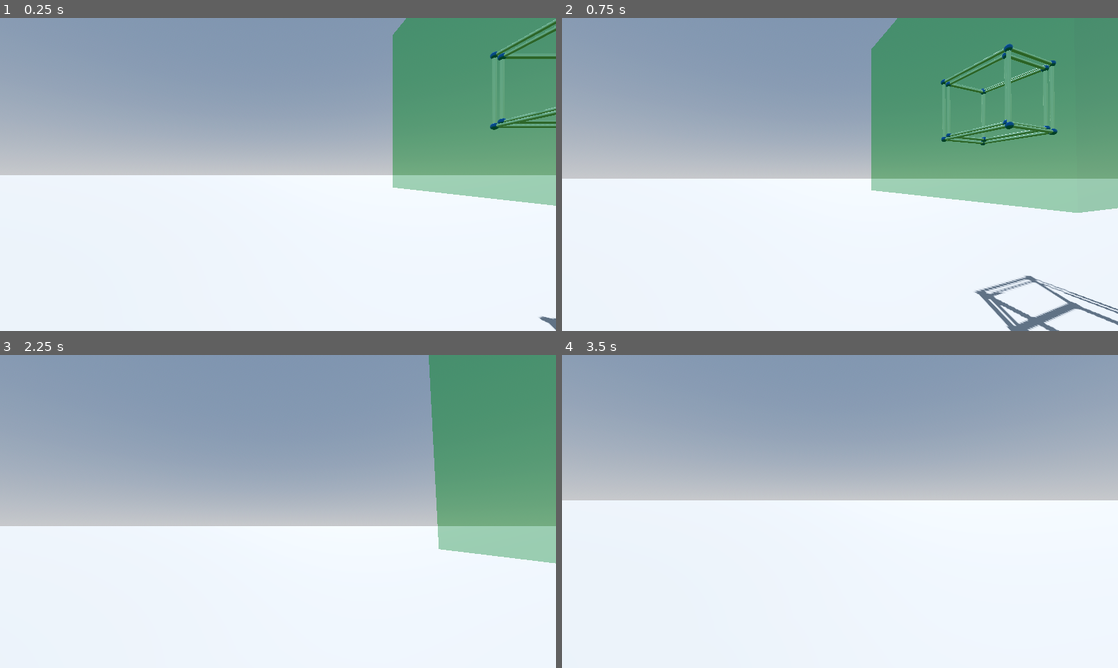
Above: before the commit, frames 1-4 (two rows, left to right).
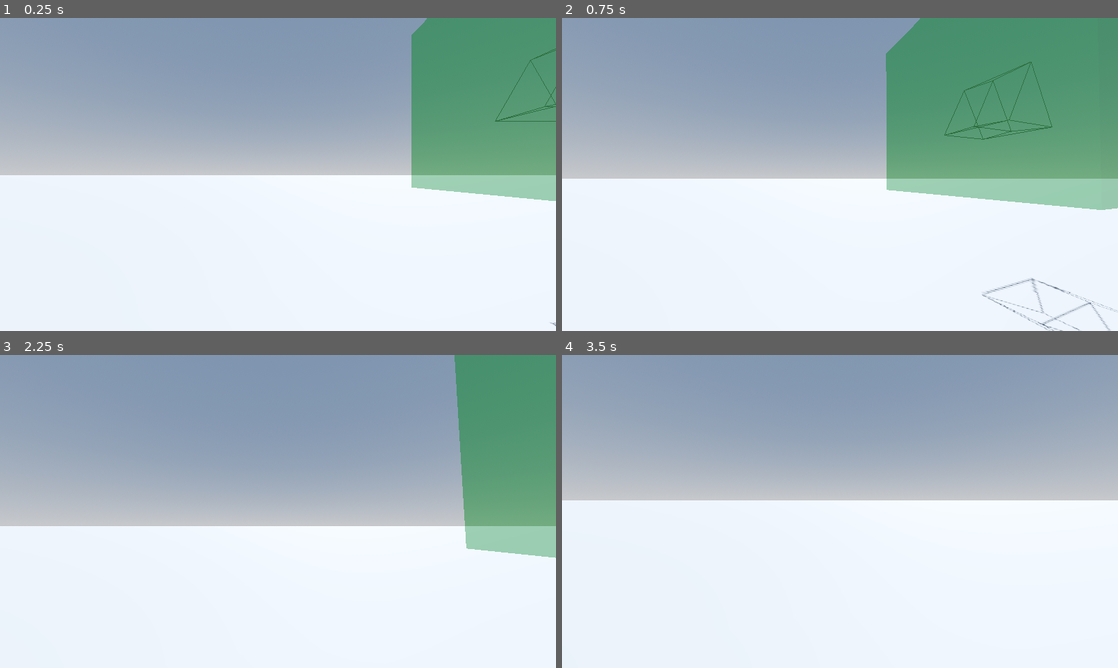
Above: after the commit, the same moments.

Repository: Stantrh/Projet_Tutore_4D_VR_KOMODZINSKI_RYSAK_TROHA
Game: Godot game, scene res://Scenes/world.tscn
Two runs of this game, one before a commit and one after it. Both use one fixed random seed, a clock stepped at 60 frames per second and the inputs below. This scene is started directly instead of the project's main scene.
Inputs (mouse positions are in pixels of both pictures, inside the frame that each line leads up to):
- Up to frame 1 (0.25 s): no input
- Up to frame 2 (0.75 s): tap Enter at 0.5 s; move the mouse to (867, 174) at 0.52 s; hold W (move_forward) from 0.53 s (still down); click (867, 174) at 0.6 s
- Up to frame 3 (2.25 s): keep holding W (move_forward); move the mouse to (250, 511) at 1.27 s; tap Middle mouse button (rotate) at 1.35 s; click (250, 511) at 1.55 s; tap Space at 2 s; move the mouse to (289, 505) at 2.02 s; click (289, 505) at 2.1 s
- Up to frame 4 (3.5 s): keep holding W (move_forward); move the mouse to (834, 517) at 2.77 s; click (834, 517) at 2.85 s

The runs differ from the first frame. In frame 1, 2.9% of the frame differs, in the area x 70-100%, y 0-100%; in frame 2, 4.7%, in the area x 55-100%, y 0-100%; in frame 3, 3.2%; in frame 4, nothing differs.

Commit message:
ajout tri tri duoprism

Diff:
--- a/app4d/Scenes/main_menu.tscn
+++ b/app4d/Scenes/main_menu.tscn
@@ -368,6 +368,7 @@
 [node name="Full" type="Button" parent="choix_maillage/VBoxContainer/VBoxContainer/HBoxContainer"]
 custom_minimum_size = Vector2(200, 100)
 layout_mode = 2
+disabled = true
 text = "Full"
 
 [node name="Stylish" type="Button" parent="choix_maillage/VBoxContainer/VBoxContainer/HBoxContainer"]
--- a/app4d/Scenes/world.tscn
+++ b/app4d/Scenes/world.tscn
@@ -42,9 +42,8 @@
 
 [node name="ZoneAffichage2" parent="." instance=ExtResource("5_vwbob")]
 transform = Transform3D(1, 0, 0, 0, 1, 0, 0, 0, 1, 15, 10, 0)
-mesh_mode = 2
-area_min = Vector3(-3, -3, -3)
+area_min = Vector3(-2, -3, -3)
 area_max = Vector3(3, 3, 3)
-ply_object_path = "res://Objects/hypercube.txt"
+ply_object_path = "res://Objects/tritriduoprisme.txt"
 
 [connection signal="object_selected" from="CharacterView" to="." method="_on_character_view_object_selected"]
--- a/app4d/Scripts/hyper_cube.gd
+++ b/app4d/Scripts/hyper_cube.gd
@@ -103,6 +103,8 @@
 	dynamic_vertices = hypercube_data["vertices"]
 	dynamic_edges = hypercube_data["edges"]
 	DEFAULT_VERTICES = dynamic_vertices
+	print("Vertices From Parser : " + str(hypercube_data["vertices"]) + "\n")
+	print("Edges From Parser : " + str(hypercube_data["edges"]) + "\n")
 func _on_camera_moved():
 	if projection_mode == 0 :
 		if mesh_mode == MeshMode.STYLISH:
Not shown, changed: app4d/Objects/tritriduoprisme.txt
